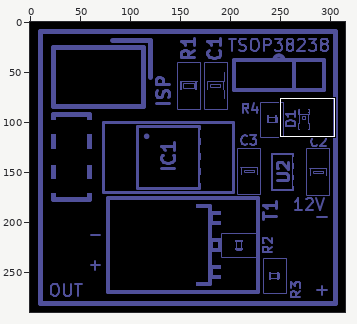
Sprite sheet, stored at gerber_files/PNGs/LED-strip_PWM_IR-F_SilkS.gto.png. The picture above shows the old version from afar; the outline marks the close-up.
Close-up. Before the edit:
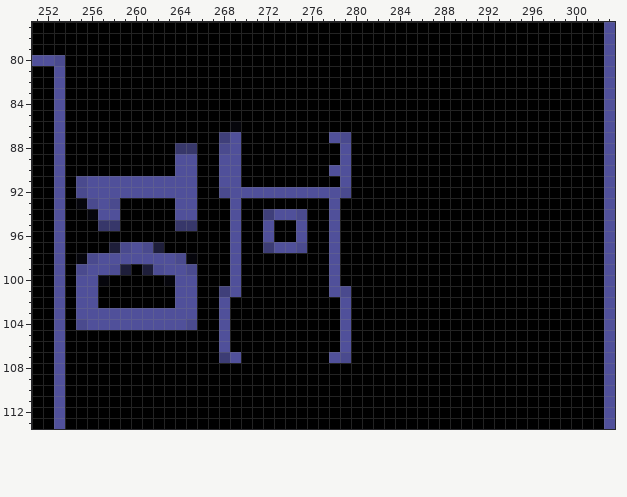
The file is 315x290 pixels. Colours within 5 levels of each other are drawn and written as one. Shown: x 251..303, y 77..113.
After:
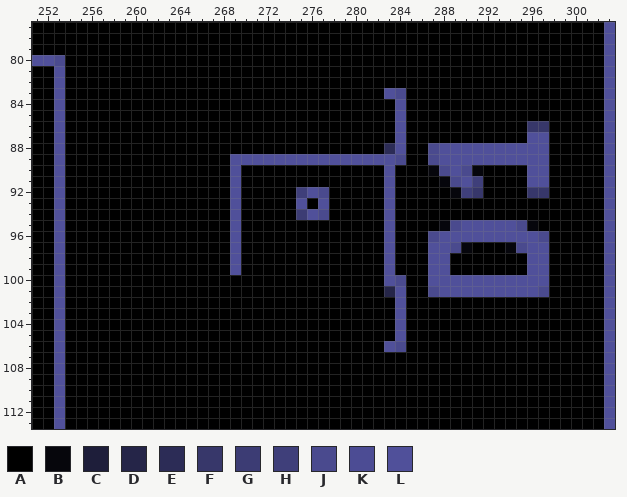
Palette (. is transparent): A #000000  B #06060c  C #1e1e3a  D #252548  E #2c2c56  F #37376a  G #3c3c74  H #3f3f7a  J #4a4a8e  K #4c4c94  L #50509a
The exact change:
Changed rows in their new state; - is an unchanged pixel.
first column x 255:
 83 ----------------------------LJ-------------
 84 -----------------------------L-------------
 85 -----------------------------L-------------
 86 --------------A--------------L-----------FF
 87 -------------AA--------AA----L-----------LL
 88 ---------AA--AA---------A---EL--JLLLLLLLLLL
 89 ---------AA--A-LLLLLLLLL-LLLLJ--JLLLLLLLLLL
 90 ---------AA--A---------AA---L---BJLJB----LL
 91 AAAAAAAAAAA--A----------A---L----BJLH----LL
 92 AAAAAAAAAAA--A-AAAAAH-JAA---L-----BHF----FF
 93 AAAA-----AA---------L-LA----L--------------
 94 -AAA-----AA------AAAGLJA----L--------------
 95 --AA-----AA------A--A--A----L----BJLLLLLJB-
 96 -----------------A--A--A----L---JLLLLLLLLLJ
 97 ---AAAAA---------AAAA--A----L---LLJB---BJLL
 98 AAAAAAAAAAA------------A----L---LL-------LL
 99 AAAAA-AAAAA------------A----L---LL-------LL
100 AAA-----AAA---A--------A----LJ--LLLLLLLLLLL
101 AA-------AA--AA--------AA---DL--JLLLLLLLLLJ
102 AA-------AA--A----------A----L-------------
103 AAAAAAAAAAA--A----------A----L-------------
104 AAAAAAAAAAA--A----------A----L-------------
105 -------------A----------A----L-------------
106 -------------A----------A---LJ-------------
107 -------------AA--------AA------------------
